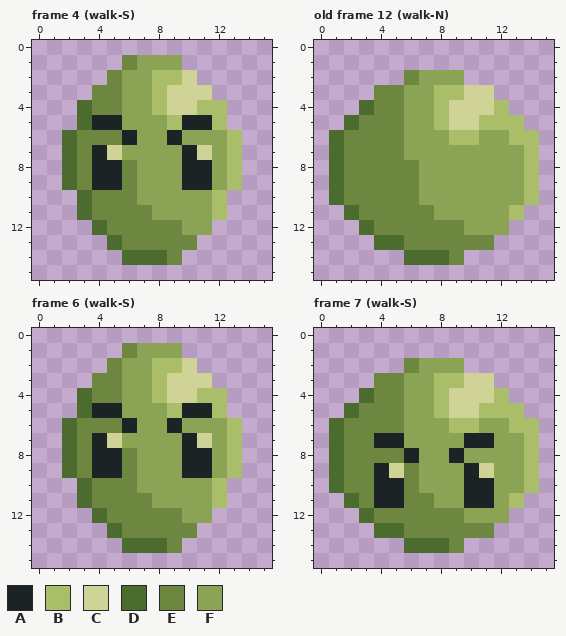
Two versions of one pixel-art file, graphics/characters/slime.aseprite. The picture above is the old version.
16x16 pixels, 18 frames. Shown: frame 4 (walk-S), old frame 12 (walk-N), frame 6 (walk-S), frame 7 (walk-S). The commit also changed other frames, which this record leaves out.
Visible layers, top first: "top/skin/eyes/default", "top/skin/body/default".
Palette (. is transparent): A #1c2324  B #aabd68  C #cfd496  D #4b6c2e  E #6d8740  F #8aa355
Pixels before, frame 4 (walk-S), first column x 2:
 1 ....EFFF....
 2 ...EFFBBC...
 3 ..EEFFBCCC..
 4 .DEEFFBCCBB.
 5 .DAAFFFBAAB.
 6 DEEEAFFAFFFB
 7 DEACFFFFACFB
 8 DEAAEFFFAAFB
 9 DEAAEFFFAAFB
10 .DEEEFFFFFB.
11 .DEEEEFFFFB.
12 ..DEEEEEFF..
13 ...DEEEEE...
14 ....DDDE....
Pixels before, old frame 12 (walk-N), first column x 1:
 2 .....EFFF.....
 3 ...EEFFBBCC...
 4 ..DEEFFBCCCB..
 5 .DEEEFFBCCBBB.
 6 DEEEEFFFBBFFBB
 7 DEEEEFFFFFFFFB
 8 DEEEEEFFFFFFFB
 9 DEEEEEFFFFFFFB
10 DEEEEEFFFFFFFB
11 .DEEEEEFFFFFB.
12 ..DEEEEEEFFF..
13 ...DDEEEEEE...
14 .....DDDE.....
Pixels before, frame 6 (walk-S), first column x 2:
 1 ....EFFF....
 2 ...EFFBBC...
 3 ..EEFFBCCC..
 4 .DEEFFBCCBB.
 5 .DAAFFFBAAB.
 6 DEEEAFFAFFFB
 7 DEACFFFFACFB
 8 DEAAEFFFAAFB
 9 DEAAEFFFAAFB
10 .DEEEFFFFFB.
11 .DEEEEFFFFB.
12 ..DEEEEEFF..
13 ...DEEEEE...
14 ....DDDE....
Pixels before, frame 7 (walk-S), first column x 1:
 2 .....EFFF.....
 3 ...EEFFBBCC...
 4 ..DEEFFBCCCB..
 5 .DEEEFFBCCBBB.
 6 DEEEEFFFBBFFBB
 7 DEEAAFFFFAAFFB
 8 DEEEEAFFAFFFFB
 9 DEEACEFFFACFFB
10 DEEAAEFFFAAFFB
11 .DEAAEEFFAAFB.
12 ..DEEEEEEFFF..
13 ...DDEEEEEE...
14 .....DDDE.....
Now the later version:
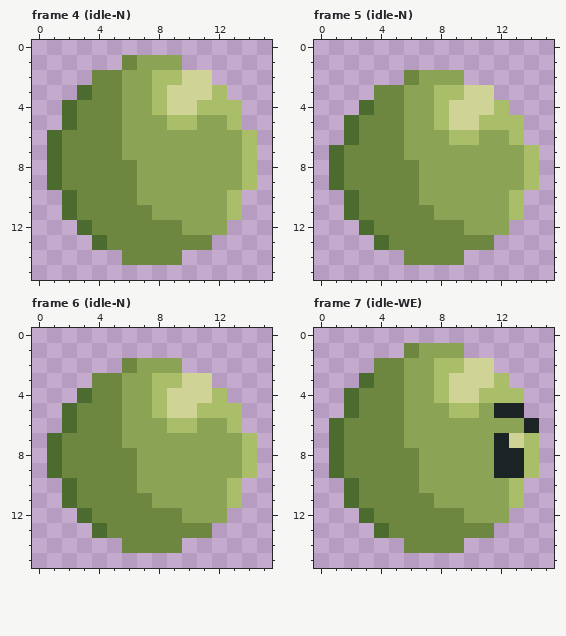
A new or re-ordered frame is compared with the old frame closest to it.
The commit says: graphics: Use up-to-date slime
Change:
frames re-ordered
Frame 4 (idle-N), layers "top/skin/eyes/default", "top/skin/body/default":
y 2: x 4 . -> E; x 11 . -> C
y 3: x 3 . -> D; x 12 . -> B
y 4: x 2..3 .D -> DE; x 13 . -> B
y 5: x 2..5 .DAA -> DEEE; x 10..13 AAB. -> BFFB
y 6: x 1..2 .D -> DE; x 6 A -> F; x 9 A -> F; x 13..14 B. -> FB
y 7: x 1..2 .D -> DE; x 4..5 AC -> EE; x 10..11 AC -> FF; x 13..14 B. -> FB
y 8..9: x 1..2 .D -> DE; x 4..5 AA -> EE; x 10..11 AA -> FF; x 13..14 B. -> FB
y 10..11: x 2..3 .D -> DE; x 12..13 B. -> FB
y 12: x 3..4 .D -> DE; x 12 . -> F
y 13: x 4..5 .D -> DE; x 11 . -> E
y 14: x 6..8 DDD -> EEE
Frame 5 (idle-N) against old frame 12 (walk-N), layer "top/skin/body/default":
y 6: x 1..2 DE -> .D; x 14 B -> .
y 10: x 1..2 DE -> .D; x 13..14 FB -> B.
y 13: x 5 D -> E
y 14: x 6..8 DDD -> EEE
Frame 6 (idle-N), layers "top/skin/eyes/default", "top/skin/body/default":
y 1: x 6..9 EFFF -> ....
y 2: x 5..6 EF -> .E; x 8..10 BBC -> FF.
y 3: x 9 C -> B
y 4: x 11 B -> C
y 5: x 2..5 .DAA -> DEEE; x 8..11 FBAA -> BCCB; x 13 . -> B
y 6: x 6 A -> F; x 9..10 AF -> BB
y 7: x 1..2 .D -> DE; x 4..5 AC -> EE; x 10..11 AC -> FF; x 13..14 B. -> FB
y 8..9: x 1..2 .D -> DE; x 4..5 AA -> EE; x 10..11 AA -> FF; x 13..14 B. -> FB
y 10..11: x 2..3 .D -> DE; x 12..13 B. -> FB
y 12: x 3..4 .D -> DE; x 12 . -> F
y 13: x 4..5 .D -> DE; x 11 . -> E
y 14: x 6..8 DDD -> EEE
Frame 7 (idle-WE), layers "top/skin/eyes/default", "top/skin/body/default":
y 1: x 6..9 .... -> EFFF
y 2: x 4..6 ..E -> EEF; x 8..11 FF.. -> BBCC
y 3: x 3 . -> D; x 9 B -> C; x 12 . -> B
y 4: x 2..3 .D -> DE; x 11 C -> B; x 13 . -> B
y 5: x 8..13 BCCBBB -> FBBFAA
y 6: x 9..10 BB -> FF; x 13..14 BB -> FA
y 7: x 4..5 AA -> EE; x 10..13 AAFF -> FFAC
y 8: x 6 A -> E; x 9 A -> F; x 12..13 FF -> AA
y 9: x 4..5 AC -> EE; x 10..13 ACFF -> FFAA
y 10: x 1..2 DE -> .D; x 4..5 AA -> EE; x 10..11 AA -> FF; x 13..14 FB -> B.
y 11: x 4..5 AA -> EE; x 10..11 AA -> FF
y 13: x 5 D -> E
y 14: x 6..8 DDD -> EEE
Changed places in both pictures, as pixel boxes (x1, y1, x2, y2):
changed: (47, 70, 257, 265)
changed: (329, 130, 449, 265)
changed: (509, 130, 539, 205)
changed: (47, 343, 257, 553)
changed: (329, 343, 539, 553)
